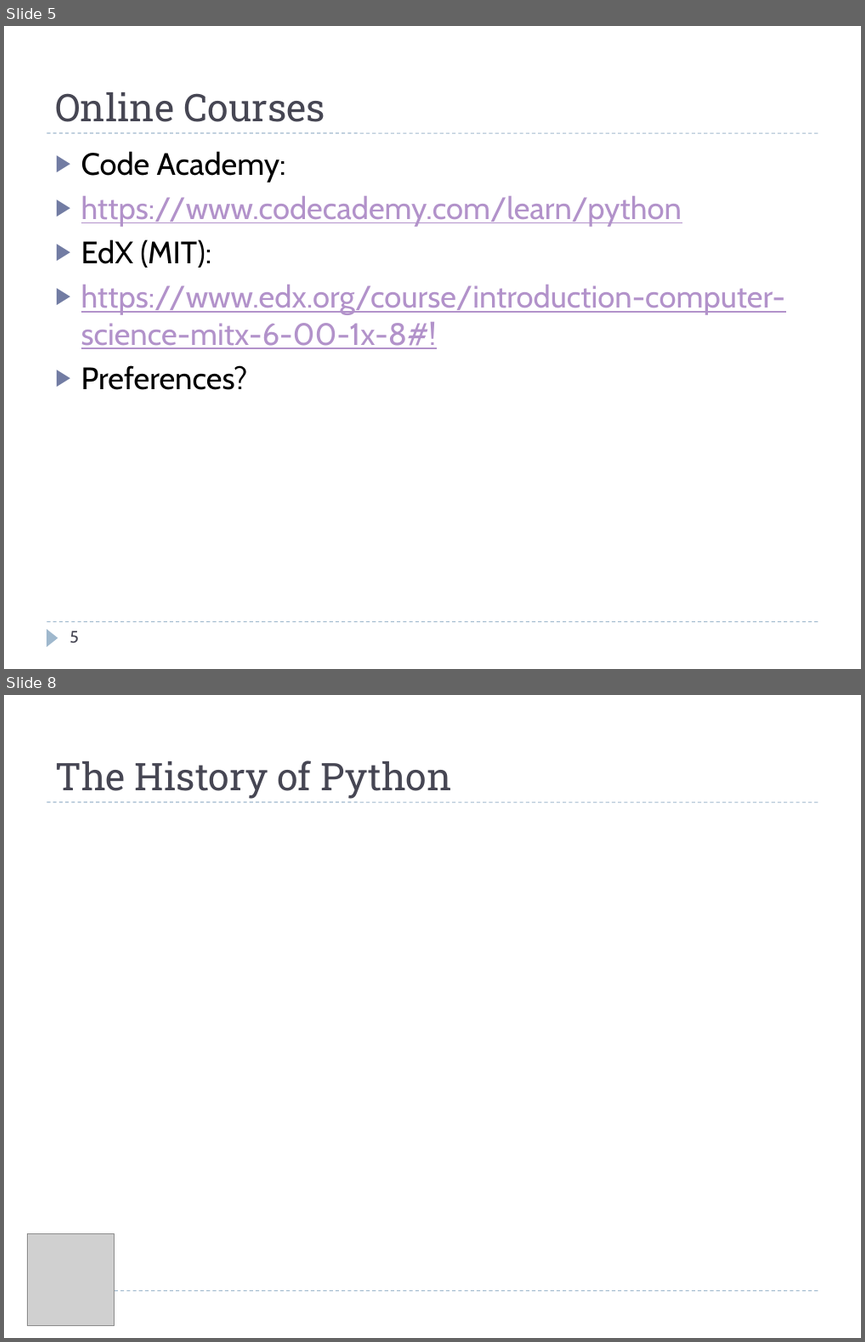
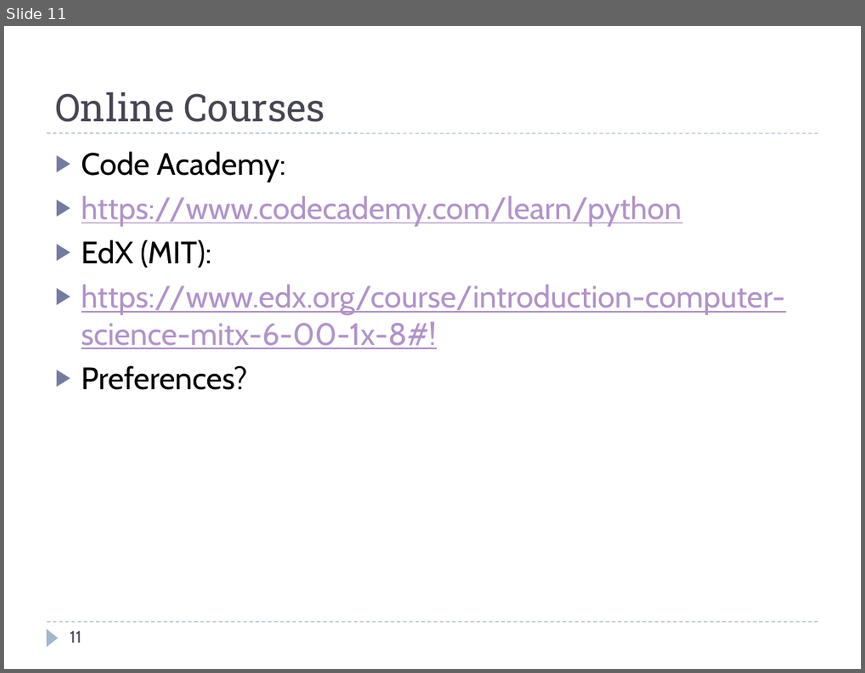
Before and after one commit to TimothyTickle/python_club, a slide deck: presentations/01_python_club_intro.pptx. Shown one above the other, each under a label of ours: slides 5 and 8 before the commit, slide 11 after it; the slides between them are not shown. The pictures are 865x1342 and 865x673 pixels, drawn with LibreOffice and Linux fonts; fonts in the diff are those of the drawing; grey boxes stand for pictures. Boxes give left, top, right and bottom in pixels: in the first picture for what was removed or moved away, otherwise in the second. Text is boxed around its words. In the diff, an @@ line names an element or a change of style, - is before the commit and + after.

```diff
--- a/presentations/01_python_club_intro.pptx
+++ b/presentations/01_python_club_intro.pptx
@@ slide 8 removed at (4, 695, 861, 1338), background #FFFFFF; not listed: 2 template elements that a slide beside it also shows @@
@@ title removed at (55, 760, 452, 799) @@
-The History of Python
@@ picture removed at (27, 1234, 114, 1326) @@
@@ what was slide 5 is now slide 11 @@
@@ page number at (69, 630, 81, 642): text changed @@
-5
+11
```
Also in this commit, not shown: 4 slides changed, 4 slides added, 2 other slides removed.
